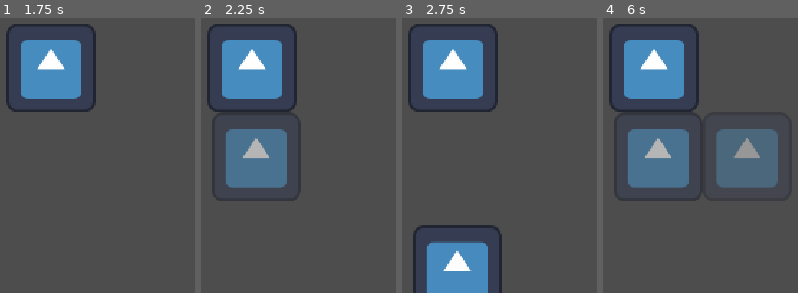
Above: before the commit, frames 1-4 (left to right).
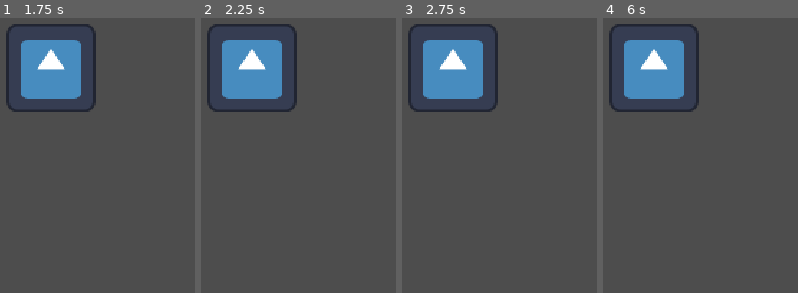
Above: after the commit, the same moments.

Repository: LoganG619/Wolfjam
Game: Godot game, scene res://Scenes/main.tscn
The game is run twice, just before and just after one commit, with the same random seed, the same clock (stepped at 60 frames per second) and the same inputs. The project has no main scene, so this scene is started directly. The engine's default icon, where the game draws it, is replaced by a stand-in: a white triangle on a blue panel in a dark square.
Inputs:
- Up to frame 1 (1.75 s): hold D (MoveRight) from 0.53 s (still down); tap Shift (Dash, bound only after the commit) at 0.6, 1.55 s; tap Space (Jump) at 0.77, 0.8, 1.07, 1.35, 1.52 s; tap Enter at 1.25 s
- Up to frame 2 (2.25 s): tap Space (Jump) at 1.82, 2 s; release D (MoveRight) at 2.03 s; hold A (MoveLeft) from 2.03 s (still down); tap 1 (SwapToBlack) at 2.1 s
- Up to frame 3 (2.75 s): keep holding A (MoveLeft); tap Space (Jump) at 2.3 s
- Up to frame 4 (6 s): release A (MoveLeft) at 2.78 s; hold D (MoveRight) 2.78-4.28 s; tap 2 (SwapToWhite) at 2.85 s; tap Space (Jump) at 3.02, 3.32, 3.77, 3.8, 4.07, 4.52, 4.82, 5.1 s; tap Shift (Dash, bound only after the commit) at 3.05, 3.6, 4.35 s; hold A (MoveLeft) 4.28-5.03 s; hold D (MoveRight) 5.03-5.78 s; tap Enter at 5.75 s; hold A (MoveLeft) from 5.78 s (still down); tap 1 (SwapToBlack) at 5.85 s

Frame 1 is identical in both runs. In frame 2, 8.1% of the frame differs, in the area x 5-52%, y 34-67%; in frame 3, 7.1%; in frame 4, 15%, in the area x 5-90%, y 34-67%.

Commit message:
dash added

Diff:
--- a/Characters/player.gd
+++ b/Characters/player.gd
@@ -11,28 +11,50 @@
 @export var coyote_time: float = 0.1
 var _coyote_timer: float = 0.0
 
+@export var doubleJump_enabled = true
+
+var dashing := false
+@export var dash_timer: Timer
+@export var dash_speed := 3000.0
+var dash_direction := 0.0  # -1, 0, or 1
+@export var can_dash := true
+
+
 
 func _physics_process(delta: float) -> void:
 
 	if not is_on_floor():
 		velocity += get_gravity() * delta
 	else :
-		#doubleJumped = false
-		pass
+		doubleJumped = true
 
+	# Jumping
 	if Input.is_action_just_pressed("Jump") and is_on_floor():
 		velocity.y = jumpVelocity
-	if Input.is_action_just_pressed("Jump") and !is_on_floor() and !doubleJumped:
+	if Input.is_action_just_pressed("Jump") and !is_on_floor() and !doubleJumped and doubleJump_enabled:
 		velocity.y = jumpVelocity
 		doubleJumped = true
 
+	# Movement
 	var direction = Input.get_axis("MoveLeft", "MoveRight")
-	if direction:
+
+	# Dashing
+	if Input.is_action_just_pressed("Dash") and can_dash:
+		dashing = true
+		can_dash = false
+		dash_timer.start()
+		dash_direction = sign(direction)  # store last movement direction
+		velocity.y = 0  # stop vertical movement during dash
+
+	if dashing and direction:
+		velocity.x = dash_direction * dash_speed
+	elif direction:
 		# Accelerate towards max_speed
 		velocity.x = move_toward(velocity.x, direction * max_speed, acceleration * delta)
 	else:
 		# Decelerate to a stop
 		velocity.x = move_toward(velocity.x, 0, deceleration * delta)
+
 
 	if is_on_floor():
 		_coyote_timer = coyote_time  # Reset when grounded
@@ -45,7 +67,9 @@
 	velocity.y += get_gravity().y * delta
 	move_and_slide()
 
-
+func _on_dash_timer_timeout():
+	dashing = false
+	can_dash = true
 
 func die():
 	get_tree().reload_current_scene()
--- a/Characters/player.tscn
+++ b/Characters/player.tscn
@@ -6,8 +6,9 @@
 [sub_resource type="RectangleShape2D" id="RectangleShape2D_yf5fn"]
 size = Vector2(128, 128)
 
-[node name="Player" type="CharacterBody2D" unique_id=1471283222]
+[node name="Player" type="CharacterBody2D" unique_id=1471283222 node_paths=PackedStringArray("dash_timer")]
 script = ExtResource("1_eovys")
+dash_timer = NodePath("DashTimer")
 
 [node name="Sprite" type="Sprite2D" parent="." unique_id=1375239744]
 texture = ExtResource("2_eovys")
@@ -16,3 +17,5 @@
 shape = SubResource("RectangleShape2D_yf5fn")
 
 [node name="Camera2D" type="Camera2D" parent="." unique_id=425514903]
+
+[node name="DashTimer" type="Timer" parent="." unique_id=1863130314]
--- a/Scenes/level_1.tscn
+++ b/Scenes/level_1.tscn
@@ -14,6 +14,7 @@
 acceleration = 800.0
 deceleration = 600.0
 coyote_time = 0.3
+dash_speed = 1200.0
 
 [node name="Platforms" type="CanvasGroup" parent="." unique_id=650934149]
 position = Vector2(322, 350)
--- a/Scenes/main.tscn
+++ b/Scenes/main.tscn
@@ -7,12 +7,11 @@
 
 [node name="Player" parent="." unique_id=1471283222 instance=ExtResource("1_bo1nx")]
 position = Vector2(175, 194)
+max_speed = 2500.0
 
 [node name="Platform" parent="." unique_id=1485412247 instance=ExtResource("2_8gbba")]
-visible = true
 position = Vector2(181, 417)
 
 [node name="Platform2" parent="." unique_id=200109188 instance=ExtResource("2_8gbba")]
-visible = true
 position = Vector2(309, 417)
 color = Color(1, 1, 1, 1)
--- a/project.godot
+++ b/project.godot
@@ -52,6 +52,11 @@
 "events": [Object(InputEventKey,"resource_local_to_scene":false,"resource_name":"","device":-1,"window_id":0,"alt_press …(191 unchanged characters)…
 ]
 }
+Dash={
+"deadzone": 0.2,
+"events": [Object(InputEventKey,"resource_local_to_scene":false,"resource_name":"","device":-1,"window_id":0,"alt_pressed":false,"shift_pressed":false,"ctrl_pressed":false,"meta_pressed":false,"pressed":false,"keycode":0,"physical_keycode":4194325,"key_label":0,"unicode":0,"location":0,"echo":false,"script":null)
+]
+}
 
 [physics]
 
